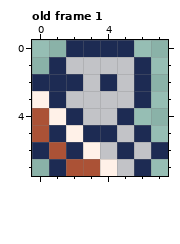
Pixel-art file, stored at assets/sprites/enemies/skeleton_archer.ase. The picture above was drawn from the file before the commit.
8x8 pixels, 1 frame. Shown: old frame 1.
After:
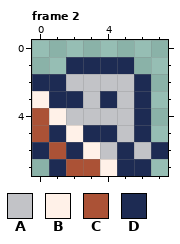
Palette (. is transparent): A #c2c3c7  B #fff1e8  C #ab5236  D #1d2b53
A new or re-ordered frame is compared with the old frame closest to it.
The edit:
frames 1 -> 2
Frame 2 is new; against old frame 1:
The edit turns colour D into colour A in row 2 at x 2 and 4; in row 4 at x 2 and 5.
There is now colour D in row 4 at x 6.
The edit turns colour A into colour D in row 1 at x 2 to 5; in row 3 at x 2 and 4; in row 7 at x 5.
The edit erases colour D in row 0 at x 2 to 5; in row 1 at x 1 and 6.
Where, in picture pixels (left, top, right, bottom), the same in both pictures:
changed: (49, 40, 151, 176)
